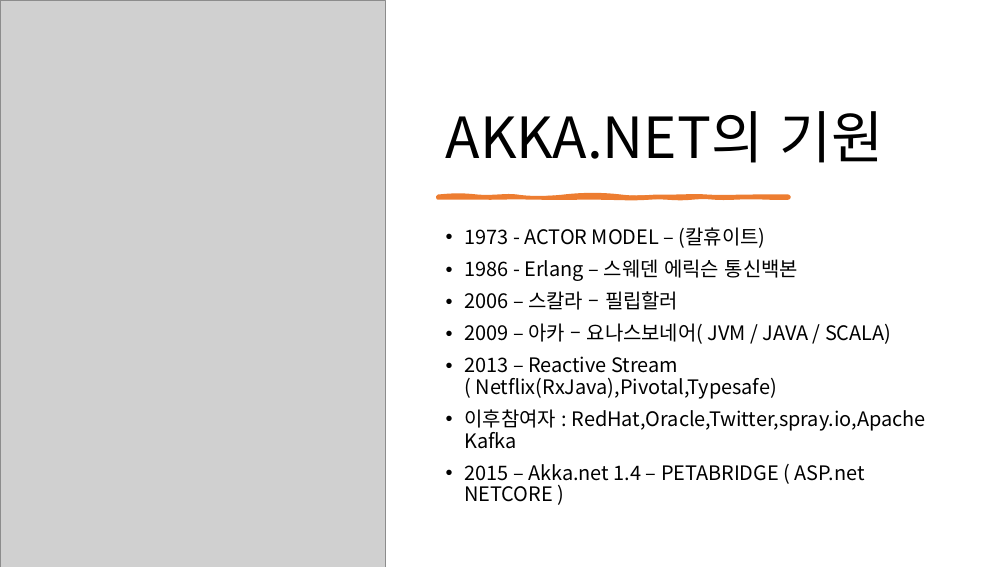
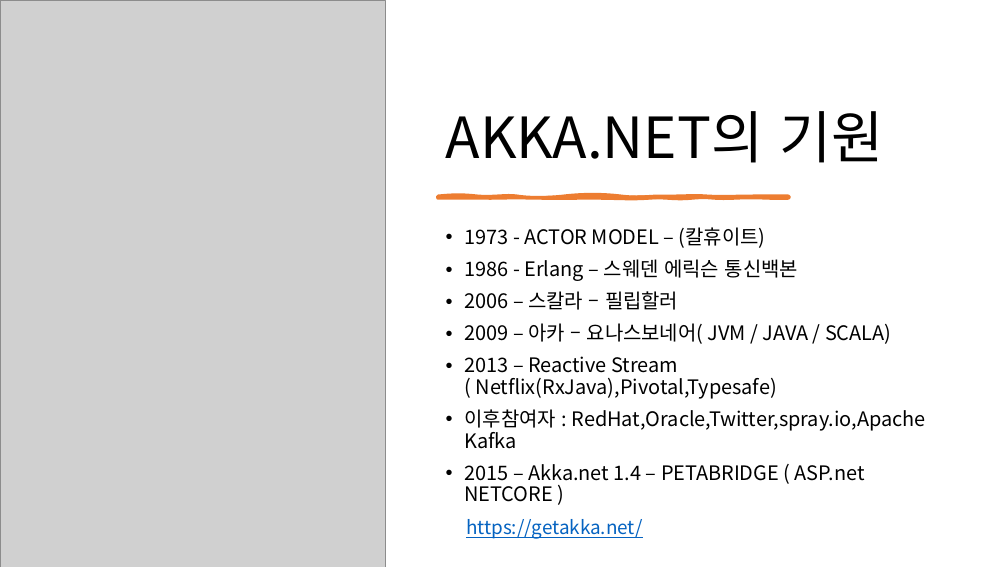
Before and after one commit to psmon/AkkaDotModule, a slide deck: slide 8 of Doc/DotCoreApiWithAkka.pptx. Drawn at 1008x567 pixels with LibreOffice and Linux fonts; fonts in the diff are those of the drawing; grey boxes stand for pictures. Boxes give left, top, right and bottom in pixels: in the first picture for what was removed or moved away, otherwise in the second. Text is boxed around its words. In the diff, an @@ line names an element or a change of style, - is before the commit and + after.

```diff
--- a/Doc/DotCoreApiWithAkka.pptx
+++ b/Doc/DotCoreApiWithAkka.pptx
@@ text added at box(466, 519, 643, 539), 18 pt, text #0563C1, underline @@
+https://getakka.net/
```
Also in this commit, not shown: 4 other slides changed, 2 slides added, 1 slide removed, 1 other file.
